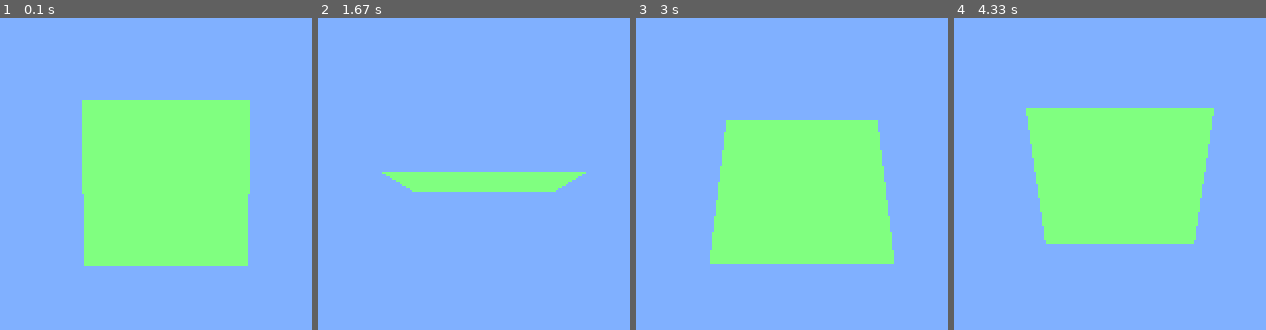
Above: before the commit, frames 1-4 (left to right).
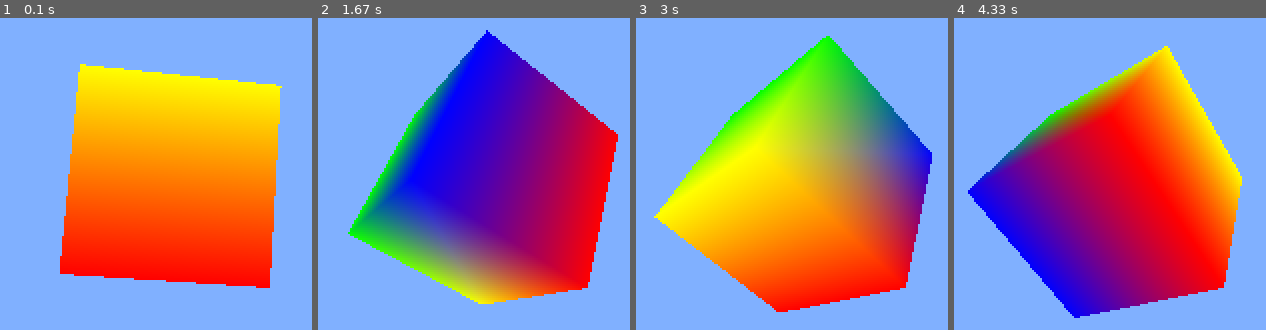
Above: after the commit, the same moments.

Repository: strollhy/pygame_opengl
Game: pygame game, started from world.py
Same seed, same stepped clock (60 frames per second), same inputs: the game is played once before the commit and once after it.
Inputs:
- Up to frame 1 (0.1 s): no input
- Up to frame 2 (1.67 s): no input
- Up to frame 3 (3 s): no input
- Up to frame 4 (4.33 s): no input

The runs differ from the first frame. In frame 1, 44% of the frame differs, in the area x 19-91%, y 14-87%; in frame 2, 47%; in frame 3, 48%, in the area x 5-95%, y 5-95%; in frame 4, 48%.

Commit message:
draw a cube via vertices array

Diff:
--- a/world.py
+++ b/world.py
@@ -6,6 +6,46 @@
 # OpenGL stuff
 from OpenGL.GL import *
 from OpenGL.GLU import *
+
+'''
+coordinates of vertices
+'''
+cube = (
+    1, 1, 1, #0
+    -1, 1, 1, #1
+    -1, -1, 1, #2
+    1, -1, 1, #3
+    1, 1, -1, #4
+    -1, 1, -1, #5
+    -1, -1, -1, #6
+    1, -1, -1 #7
+)
+
+'''
+colors of vertices
+'''
+color = (
+    1, 1, 0,
+    1, 1, 0,
+    1, 0, 0,
+    1, 0, 0,
+    0, 1, 0,
+    0, 1, 0,
+    0, 0, 1,
+    0, 0, 1
+)
+
+'''
+Define the vertex indices for the cube
+'''
+indice = (
+    0, 1, 2, 3, # front face
+    0, 4, 5, 1, # top face
+    4, 0, 3, 7, # right face
+    1, 5, 6, 2, # left face
+    3, 2, 6, 7, # bottom face
+    4, 5, 6, 7, # back face
+)
 
 
 class myOpenGL:
@@ -46,25 +86,30 @@
         glTranslatef(.0, .0, -5.0)
 
         # Rotate on x, y, z axis
-        self.angle += 1
+        self.angle += 2
         self.angle %= 360
-        glRotatef(self.angle, 1, 0, 0)
+        glRotatef(self.angle, -1, 1, -1)
 
+        # Render cube via list
+        # Enable client to use vertex array and color array
+        glEnableClientState(GL_VERTEX_ARRAY)
+        glEnableClientState(GL_COLOR_ARRAY)
 
-        # Set "brush" color
-        glColor3f(0.5, 1, 0.5)
+        # Define color and coordinate for each vertex
+        glColorPointer(3, GL_FLOAT, 0, color)
+        glVertexPointer(3, GL_FLOAT, 0, cube)
 
-        # Begin rendering
-        glBegin(GL_QUADS)
-        glVertex3f(-1, 1, 0)
-        glVertex3f(1, 1, 0)
-        glVertex3f(1, -1, 0)
-        glVertex3f(-1, -1, 0)
-        glEnd()
+        # Draw the cube
+        glDrawElements(GL_QUADS, len(indice), GL_UNSIGNED_INT, indice)
+
+        # Disable arrays
+        glDisableClientState(GL_COLOR_ARRAY)
+        glDisableClientState(GL_VERTEX_ARRAY)
 
 
 
-###
+
+#####
 def main():
     # Initialize pygame
     pygame.init()
@@ -73,7 +118,6 @@
 
     # clock for framerate
     clock = pygame.time.Clock()
-
 
     # Initialize opengl
     opengl = myOpenGL()
@@ -94,8 +138,5 @@
         # Show the screen
         pygame.display.flip()
 
-        # Show the screen
-        pygame.display.flip()
-
 if __name__ == "__main__":
-  main()
+    main()
